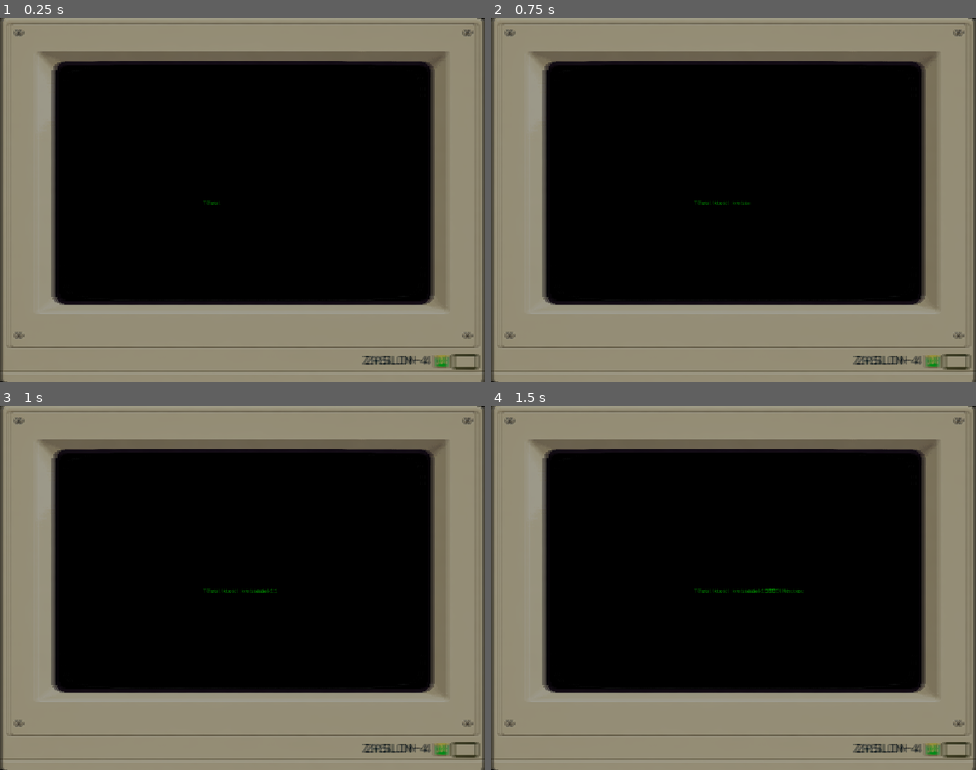
Above: before the commit, frames 1-4 (two rows, left to right).
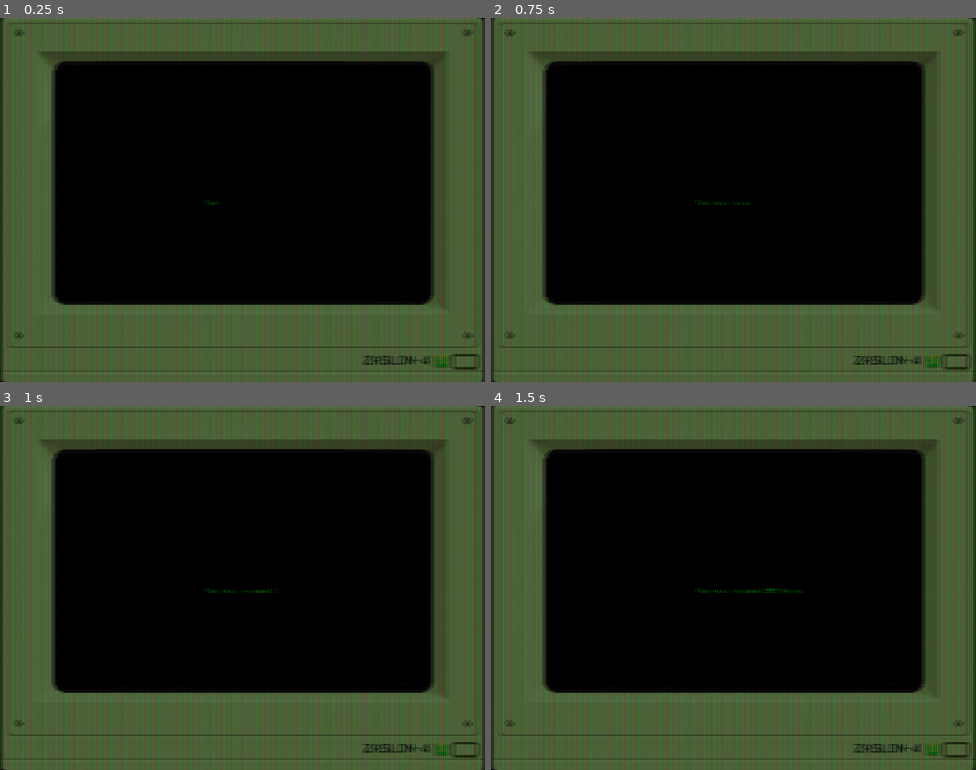
Above: after the commit, the same moments.

Repository: AdrianSmg/BITMASK--1983
Game: Godot game, scene res://Scenes/main.tscn
Same seed, same stepped clock (60 frames per second), same inputs: the game is played once before the commit and once after it.
Inputs:
- Up to frame 1 (0.25 s): no input
- Up to frame 2 (0.75 s): tap Enter at 0.5 s
- Up to frame 3 (1 s): no input
- Up to frame 4 (1.5 s): tap Space at 1.25 s

The runs differ from the first frame. In frame 1, 48% of the frame differs, in the area x 0-100%, y 0-100%; in frame 2, 48%; in frame 3, 48%; in frame 4, 48%.

Commit message:
Otras configs del shader

Diff:
--- a/Scenes/main.tscn
+++ b/Scenes/main.tscn
@@ -8,6 +8,7 @@
 shader = ExtResource("3_8gbba")
 shader_parameter/crt_brightness = 1.0
 shader_parameter/crt_ghost = 3.0
+shader_parameter/crt_grid = 0.4
 
 [node name="Scene" type="Node2D" unique_id=1795010771]
 script = ExtResource("1_jjgbg")
--- a/Shaders/crt.gdshader
+++ b/Shaders/crt.gdshader
@@ -3,6 +3,7 @@
 uniform sampler2D SCREEN_TEXTURE: hint_screen_texture, repeat_disable, filter_nearest;
 uniform float crt_brightness: hint_range(0.0, 1.0) = 1.0;
 uniform float crt_ghost: hint_range(0.0, 10.0) = 3.0;
+uniform float crt_grid: hint_range(0.0, 1.0) = 0.4;
 
 void fragment() {
 	vec2 screen_uv = SCREEN_UV;
@@ -10,6 +11,14 @@
 	color += texture(SCREEN_TEXTURE, screen_uv - vec2(SCREEN_PIXEL_SIZE.x * crt_ghost, 0.0)).rgb;;
 	color += texture(SCREEN_TEXTURE, screen_uv + vec2(SCREEN_PIXEL_SIZE.x * crt_ghost, 0.0)).rgb;;
 	color *= crt_brightness * 0.25;
+
+	float crt_grid_uv = mod(SCREEN_UV.x / SCREEN_PIXEL_SIZE.x, 3.0);
+	vec3 crt_grid_color;
+	crt_grid_color.r = clamp(1.0 - crt_grid_uv, 0.0, 1.0);
+	crt_grid_color.g = clamp(1.0 - abs(1.0 - crt_grid_uv), 0.0, 1.0);
+	crt_grid_color.g = 1.0 - crt_grid_color.r - crt_grid_color.g;
+	color *= clamp(normalize(clamp(crt_grid_color, crt_grid, 1.0)), vec3(0.0), vec3(1.0));
+
 	COLOR = vec4(color, 1.0);
 }
 
